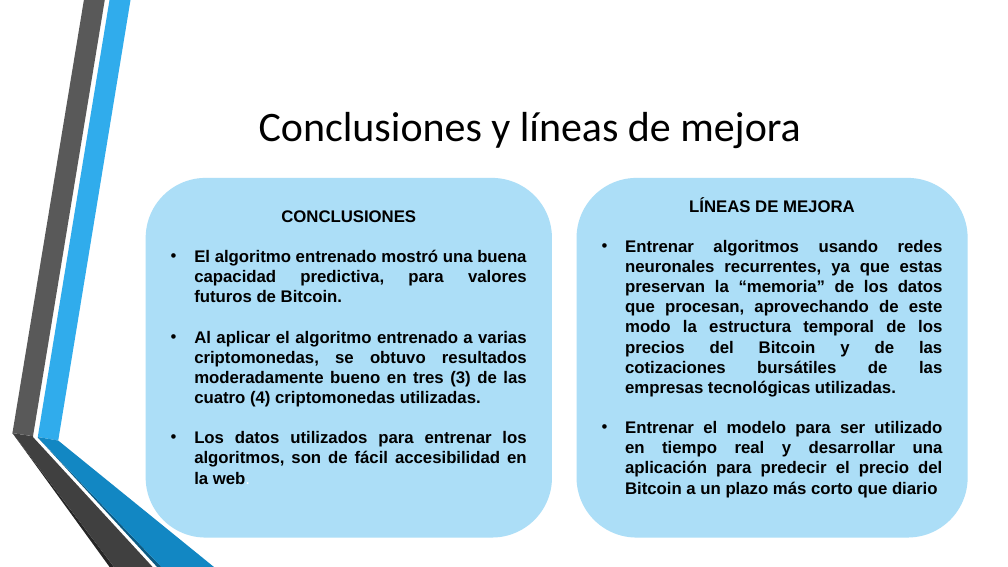
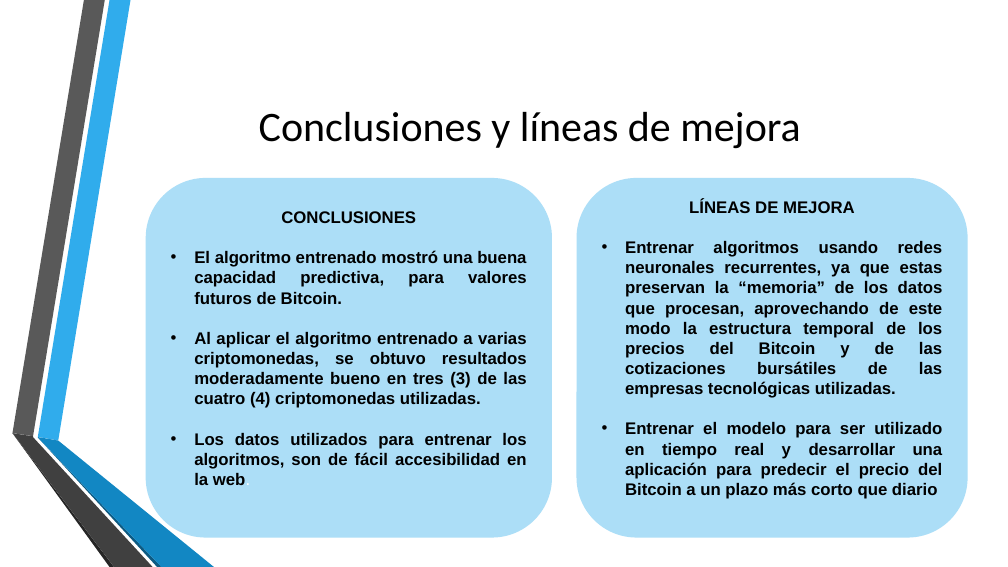
Before and after one commit to SergioDevAlcalde/tfmTelefonica, a slide deck: slide 12 of criptomonedas/presentacionFinalGrupo5.pptx. Drawn at 1008x567 pixels with LibreOffice and Linux fonts; fonts in the diff are those of the drawing; background and template pictures are left out. Boxes give left, top, right and bottom in pixels: in the first picture for what was removed or moved away, otherwise in the second. Text is boxed around its words. In the diff, an @@ line names an element or a change of style, - is before the commit and + after.

```diff
--- a/criptomonedas/presentacionFinalGrupo5.pptx
+++ b/criptomonedas/presentacionFinalGrupo5.pptx
@@ rounded rectangle "CONCLUSIONES" at <box>146,178,552,538</box>: proportions changed @@
@@ rounded rectangle "LÍNEAS DE MEJORA" at <box>577,178,968,538</box>: proportions changed @@
```
Also in this commit, not shown: 4 other slides changed.
